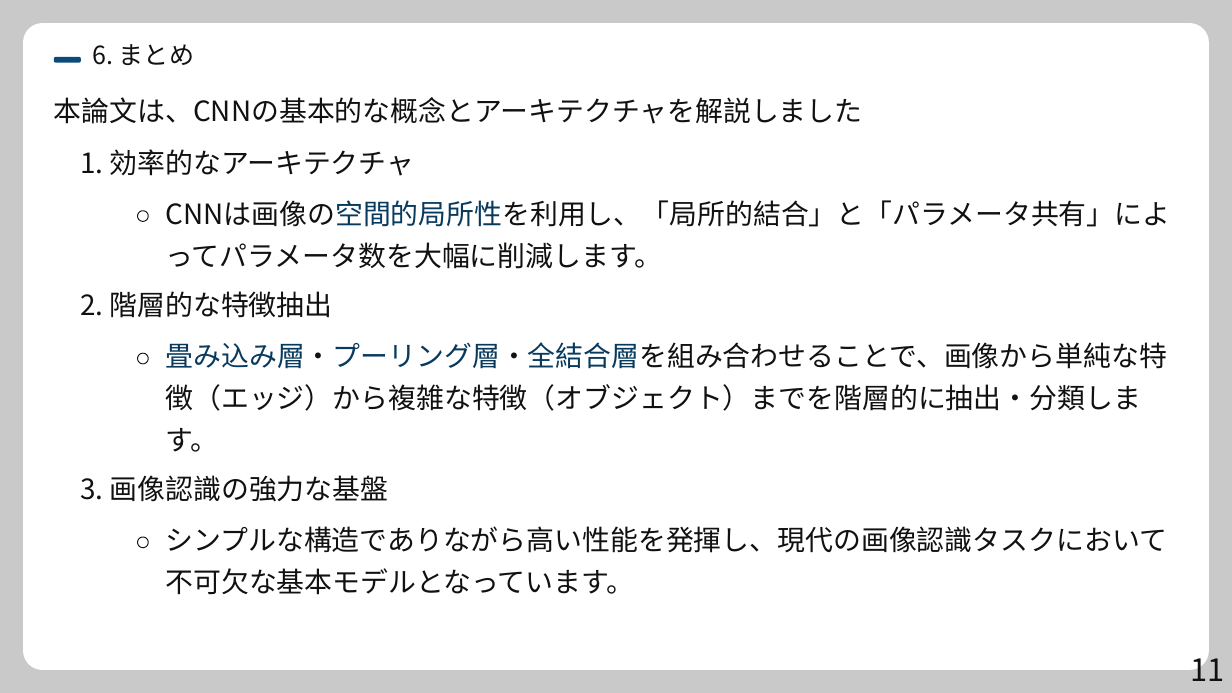
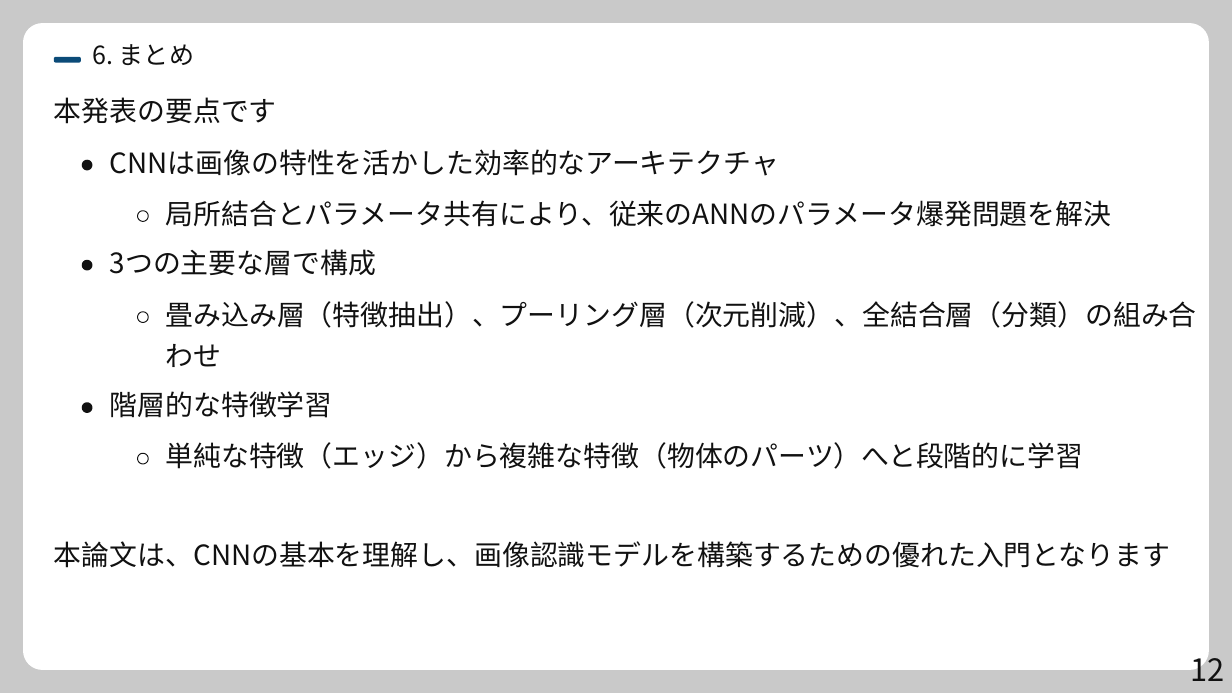
Before and after one commit to syarasyoujyu/create_presentation, a slide deck: slide 12 of data/CNN/step2.pptx (slide 11 before the commit). Drawn at 1232x693 pixels with LibreOffice and Linux fonts; fonts in the diff are those of the drawing. Boxes give left, top, right and bottom in pixels: in the first picture for what was removed or moved away, otherwise in the second. Text is boxed around its words. In the diff, an @@ line names an element or a change of style, - is before the commit and + after.

Commit message:
フォントサイズを考慮しながら、数式追加できるように調整

```diff
--- a/data/CNN/step2.pptx
+++ b/data/CNN/step2.pptx
@@ text removed at (x1=54, y1=97, x2=863, y2=124) @@
-本論文は、CNNの基本的な概念とアーキテクチャを解説しました
@@ text added at (x1=54, y1=97, x2=277, y2=124), 21.7 pt, text #111111 @@
+本発表の要点です
@@ text removed at (x1=80, y1=149, x2=415, y2=176) @@
-1. 効率的なアーキテクチャ
@@ text added at (x1=110, y1=149, x2=779, y2=176), 21.7 pt, text #111111 @@
+CNNは画像の特性を活かした効率的なアーキテクチャ
@@ freeform shape added at (x1=82, y1=160, x2=92, y2=170), fill #111111 @@
@@ text at (x1=166, y1=200, x2=1112, y2=227): text changed @@
-CNNは画像の空間的局所性を利用し、「局所的結合」と「パラメータ共有」によ
+局所結合とパラメータ共有により、従来のANNのパラメータ爆発問題を解決
@@ freeform shape added at (x1=82, y1=260, x2=92, y2=270), fill #111111 @@
@@ text added at (x1=110, y1=249, x2=376, y2=276), 21.7 pt, text #111111 @@
+3つの主要な層で構成
@@ text removed at (x1=166, y1=242, x2=663, y2=269) @@
-ってパラメータ数を大幅に削減します。
@@ freeform shape moved from (x1=138, y1=353, x2=148, y2=363) to (x1=138, y1=311, x2=148, y2=322) @@
@@ text at (x1=166, y1=301, x2=1197, y2=328): text changed @@
-畳み込み層‧プーリング層‧全結合層を組み合わせることで、画像から単純な特
+畳み込み層（特徴抽出）、プーリング層（次元削減）、全結合層（分類）の組み合
@@ text added at (x1=166, y1=344, x2=222, y2=367), 21.7 pt, text #111111 @@
+わせ
@@ freeform shape added at (x1=82, y1=402, x2=92, y2=412), fill #111111 @@
@@ text at (x1=110, y1=391, x2=333, y2=418): text changed @@
-2. 階層的な特徴抽出
+階層的な特徴学習
@@ text at (x1=166, y1=442, x2=1084, y2=469): text changed @@
-徴（エッジ）から複雑な特徴（オブジェクト）までを階層的に抽出‧分類しま
+単純な特徴（エッジ）から複雑な特徴（物体のパーツ）へと段階的に学習
@@ text removed at (x1=166, y1=428, x2=219, y2=452) @@
-す。
@@ text removed at (x1=80, y1=475, x2=389, y2=502) @@
-3. 画像認識の強力な基盤
@@ freeform shape moved from (x1=138, y1=537, x2=148, y2=547) to (x1=138, y1=454, x2=148, y2=464) @@
@@ text removed at (x1=166, y1=526, x2=1167, y2=553) @@
-シンプルな構造でありながら高い性能を発揮し、現代の画像認識タスクにおいて
@@ text added at (x1=54, y1=541, x2=1170, y2=568), 21.7 pt, text #111111 @@
+本論文は、CNNの基本を理解し、画像認識モデルを構築するための優れた入門となります
@@ text removed at (x1=166, y1=568, x2=635, y2=595) @@
-不可欠な基本モデルとなっています。
@@ text at (x1=1190, y1=650, x2=1224, y2=681): text changed @@
-11
+12
```
Also in this commit, not shown: 5 other slides changed, 5 slides added, 4 slides removed, 16 other files.
